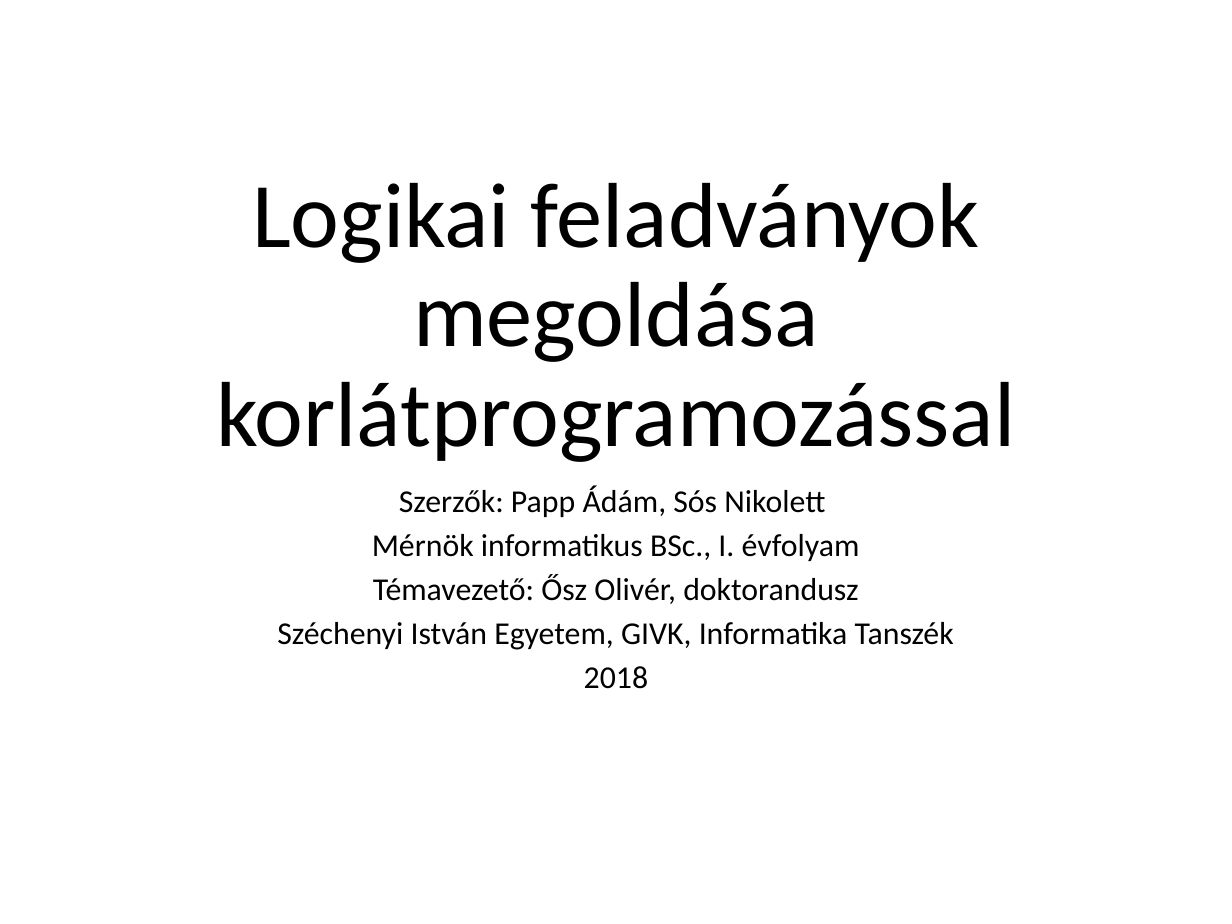
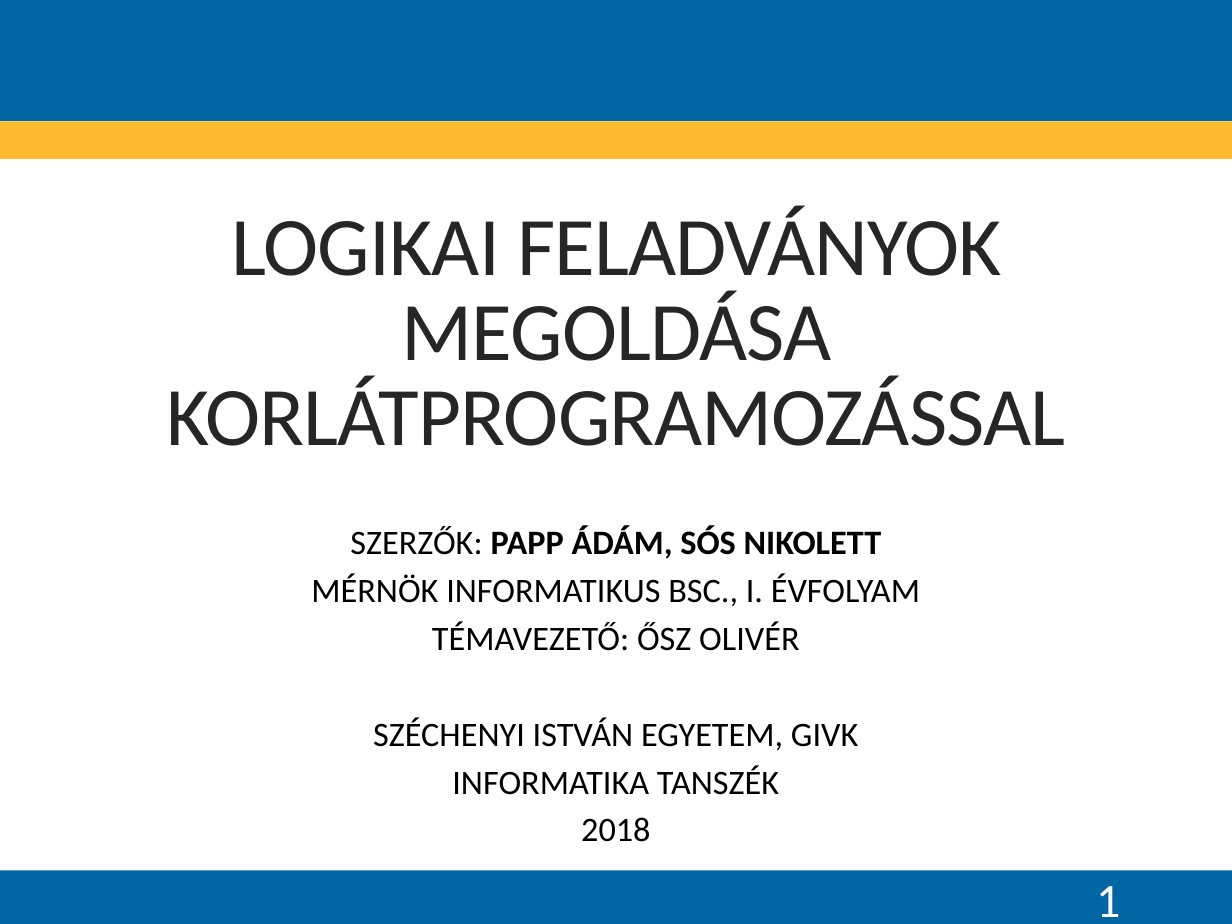
Before and after one commit to Teaching-projects/SZE-Peku221b, a slide deck: slide 1 of CP_Dolgozat/Előadás/Logikai feladványok megoldása korlátprogramozással.pptx. Drawn at 1232x924 pixels with LibreOffice and Linux fonts; fonts in the diff are those of the drawing; background and template pictures are left out. Boxes give left, top, right and bottom in pixels: in the first picture for what was removed or moved away, otherwise in the second. Text is boxed around its words. In the diff, an @@ line names an element or a change of style, - is before the commit and + after.

```diff
--- a/CP_Dolgozat/Előadás/Logikai feladványok megoldása korlátprogramozással.pptx
+++ b/CP_Dolgozat/Előadás/Logikai feladványok megoldása korlátprogramozással.pptx
@@ rectangle added at (0, 0, 1232, 121), fill #0066A4 @@
@@ rectangle added at (0, 122, 1232, 159), fill #FDBA31 @@
@@ title at (167, 207, 1066, 446): text changed; size 54 to 48.6 pt; text colour #000000 to #262626 @@
-Logikai feladványok megoldása korlátprogramozással
+LOGIKAI FELADVÁNYOK MEGOLDÁSA KORLÁTPROGRAMOZÁSSAL
@@ subtitle "SZERZŐK: PAPP ÁDÁM, SÓS NIKOLETT": place and size @@
-subtitle "SZERZŐK: PAPP ÁDÁM, SÓS NIKOLETT" at (277, 486, 954, 689)
+subtitle "SZERZŐK: PAPP ÁDÁM, SÓS NIKOLETT" at (311, 526, 920, 842)
@@ subtitle at (311, 526, 920, 795): text changed; size 18.6 to 20 pt @@
-Szerzők: Papp Ádám, Sós Nikolett
-Mérnök informatikus BSc., I. évfolyam
-Témavezető: Ősz Olivér, doktorandusz
-Széchenyi István Egyetem, GIVK, Informatika Tanszék
+SZERZŐK: PAPP ÁDÁM, SÓS NIKOLETT
+MÉRNÖK INFORMATIKUS BSC., I. ÉVFOLYAM
+TÉMAVEZETŐ: ŐSZ OLIVÉR
+SZÉCHENYI ISTVÁN EGYETEM, GIVK
+INFORMATIKA TANSZÉK
@@ subtitle at (581, 817, 650, 842): size 18.6 to 20 pt in "2018"; line spacing 0.7 to 14pt; more space between paragraphs @@
@@ rectangle added at (0, 870, 1232, 924), fill #0066A4 @@
@@ page number added at (1096, 886, 1120, 917), 28 pt, text #FFFFFF @@
+1
```
Also in this commit, not shown: 9 other slides changed, 6 slides added, 6 slides removed, 11 other files.
